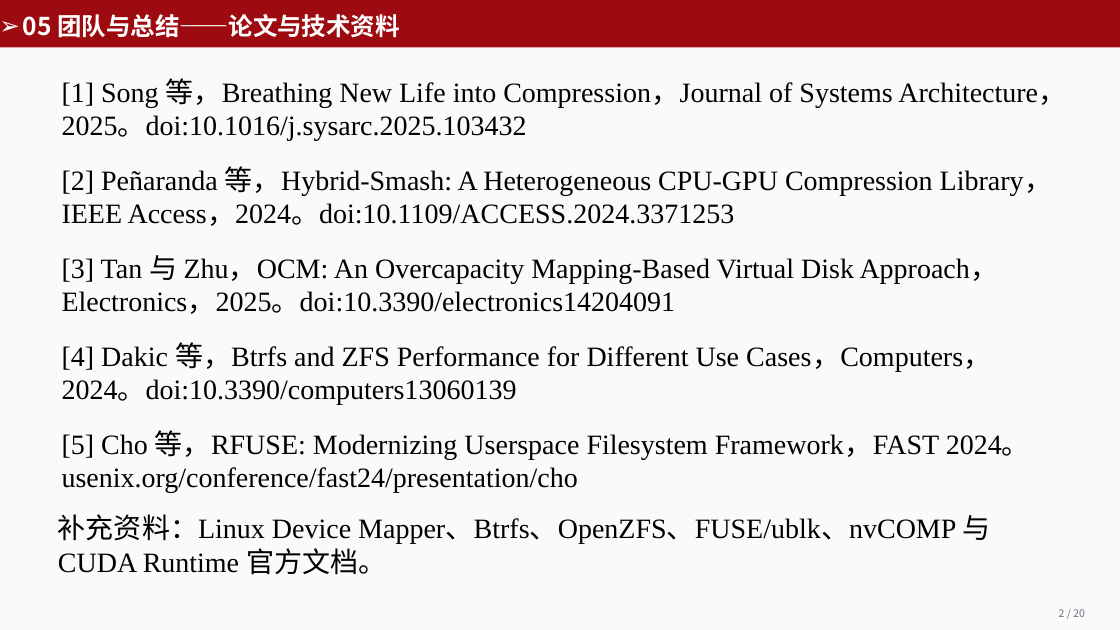
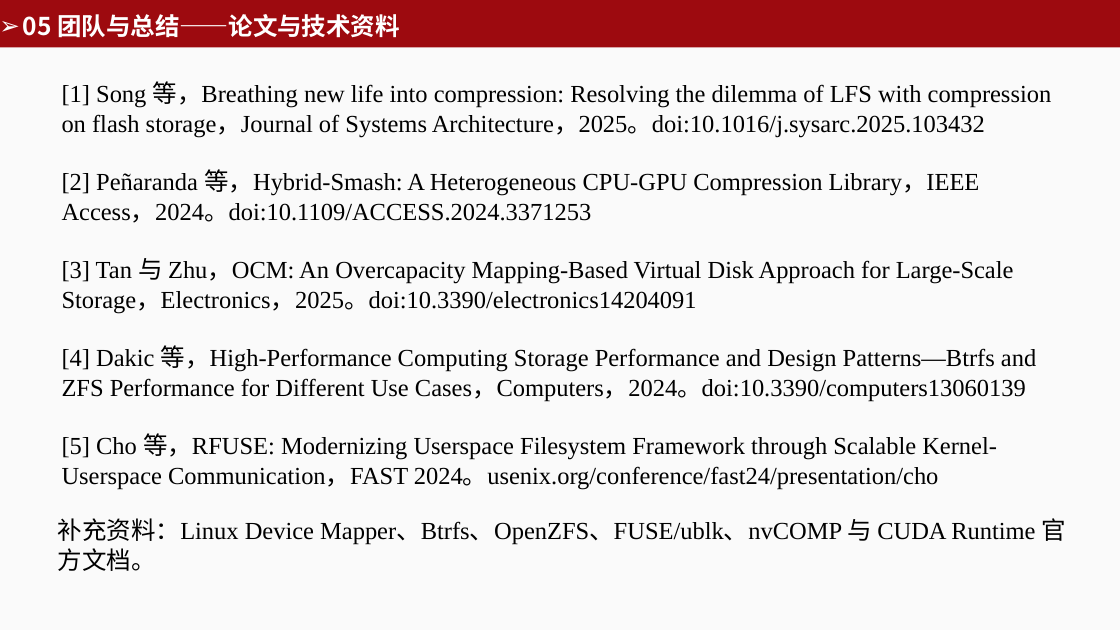
Before and after one commit to zhujiale520/GPUC, a slide deck: slide 29 of ppt/GPUC 项目答辩 — 基于 GPU 的透明存储压缩卸载系统.pptx (slide 27 before the commit). Drawn at 1120x630 pixels with LibreOffice and Linux fonts; fonts in the diff are those of the drawing. Boxes give left, top, right and bottom in pixels: in the first picture for what was removed or moved away, otherwise in the second. Text is boxed around its words. In the diff, an @@ line names an element or a change of style, - is before the commit and + after.

Commit message:
docs: 定稿决赛文档与答辩材料

```diff
--- a/ppt/GPUC 项目答辩 — 基于 GPU 的透明存储压缩卸载系统.pptx
+++ b/ppt/GPUC 项目答辩 — 基于 GPU 的透明存储压缩卸载系统.pptx
@@ text at <box>62,81,1052,137</box>: text changed; size 32 to 28 pt @@
-[1] Song 等，Breathing New Life into Compression，Journal of Systems Architecture，2025。doi:10.1016/j.sysarc.2025.103432
+[1] Song 等，Breathing new life into compression: Resolving the dilemma of LFS with compression on flash storage，Journal of Systems Architecture，2025。doi:10.1016/j.sysarc.2025.103432
@@ text "[2] Peñaranda 等，Hybrid-Smash: A Heterogeneous ..." at <box>62,169,980,223</box>: size 32 to 28 pt @@
@@ text at <box>62,258,1014,313</box>: text changed; size 32 to 28 pt @@
-[3] Tan 与 Zhu，OCM: An Overcapacity Mapping-Based Virtual Disk Approach，Electronics，2025。doi:10.3390/electronics14204091
+[3] Tan 与 Zhu，OCM: An Overcapacity Mapping-Based Virtual Disk Approach for Large-Scale Storage，Electronics，2025。doi:10.3390/electronics14204091
@@ text at <box>62,345,1036,401</box>: text changed; size 32 to 28 pt @@
-[4] Dakic 等，Btrfs and ZFS Performance for Different Use Cases，Computers，2024。doi:10.3390/computers13060139
+[4] Dakic 等，High-Performance Computing Storage Performance and Design Patterns—Btrfs and ZFS Performance for Different Use Cases，Computers，2024。doi:10.3390/computers13060139
@@ text at <box>62,433,997,490</box>: text changed; size 32 to 28 pt @@
-[5] Cho 等，RFUSE: Modernizing Userspace Filesystem Framework，FAST 2024。usenix.org/conference/fast24/presentation/cho
+[5] Cho 等，RFUSE: Modernizing Userspace Filesystem Framework through Scalable Kernel-Userspace Communication，FAST 2024。usenix.org/conference/fast24/presentation/cho
@@ text "补充资料：Linux Device Mapper、Btrfs、OpenZFS、FUSE/ublk、nvCOMP 与 CU ..." at <box>58,518,1067,571</box>: size 32 to 28 pt @@
@@ text removed at <box>1059,609,1085,617</box> @@
-2 / 20
```
Also in this commit, not shown: 14 other slides changed, 7 slides added, 5 slides removed, 10 other files.
